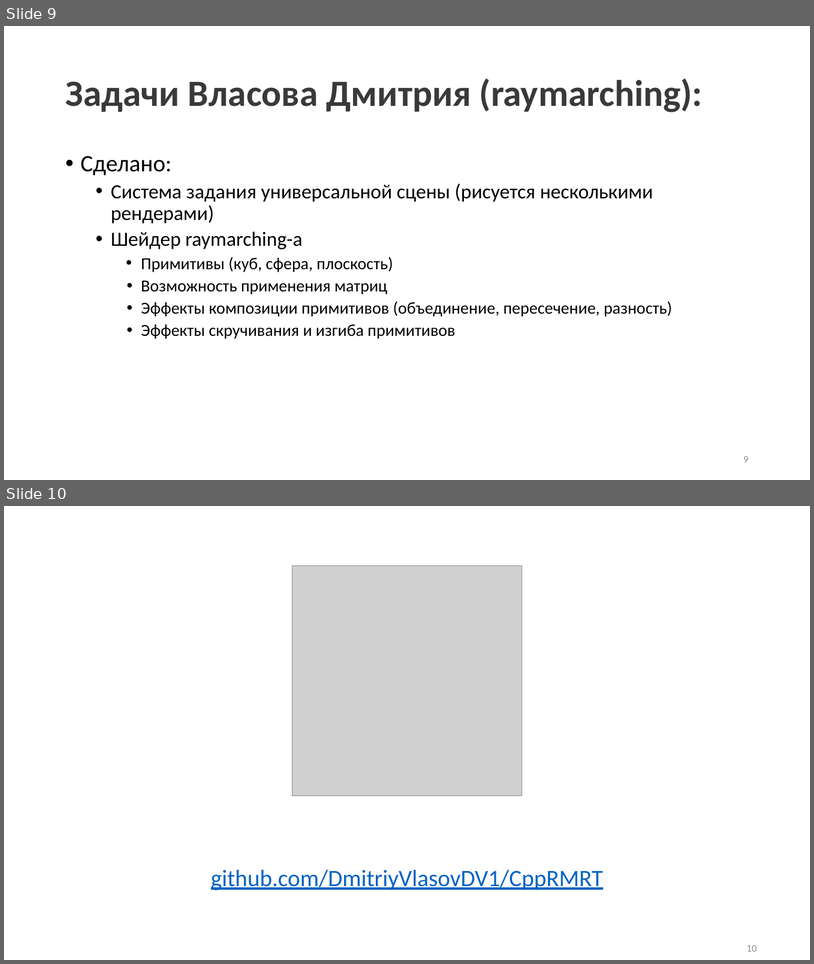
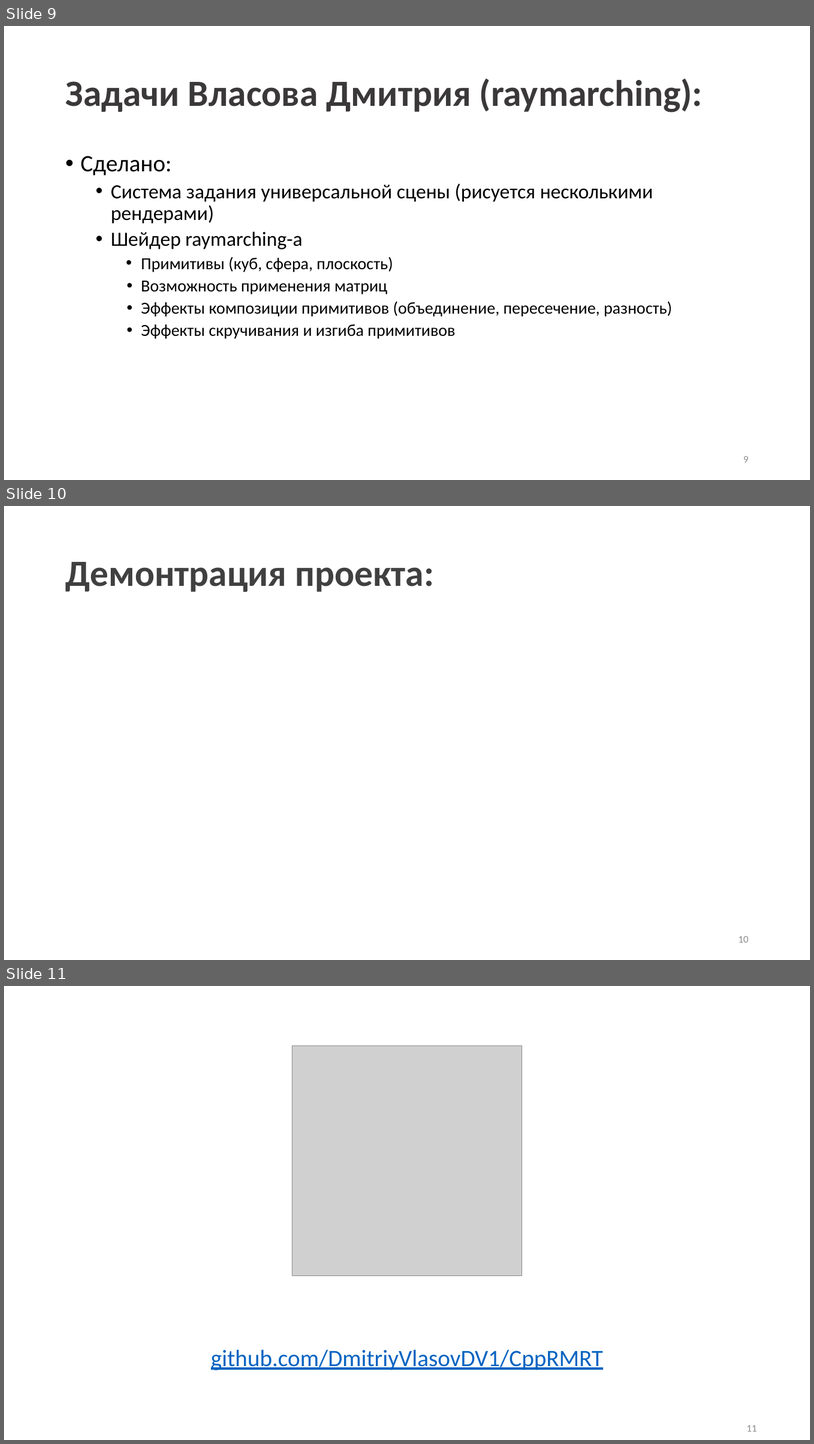
Before and after one commit to DmitriyVlasovDV1/CppRMRT, a slide deck: doc/presentation.pptx. Shown one above the other, each under a label of ours: slides 9 and 10 before the commit, slides 9, 10 and 11 after it. The pictures are 814x964 and 814x1444 pixels, drawn with LibreOffice and Linux fonts; fonts in the diff are those of the drawing; grey boxes stand for pictures. Boxes give left, top, right and bottom in pixels: in the first picture for what was removed or moved away, otherwise in the second. Text is boxed around its words. In the diff, an @@ line names an element or a change of style, - is before the commit and + after.

```diff
--- a/doc/presentation.pptx
+++ b/doc/presentation.pptx
@@ slide 10 added at (x1=4, y1=506, x2=810, y2=960), background #FFFFFF @@
@@ title added at (x1=65, y1=562, x2=435, y2=592), 44 pt, text #404040, bold @@
+Демонтрация проекта:
@@ page number added at (x1=738, y1=936, x2=749, y2=942), 12 pt, text #8C8C8C @@
+10
@@ what was slide 10 is now slide 11 @@
@@ page number at (x1=747, y1=1425, x2=757, y2=1431): text changed @@
-10
+11
```
Also in this commit, not shown: 2 slides changed.
